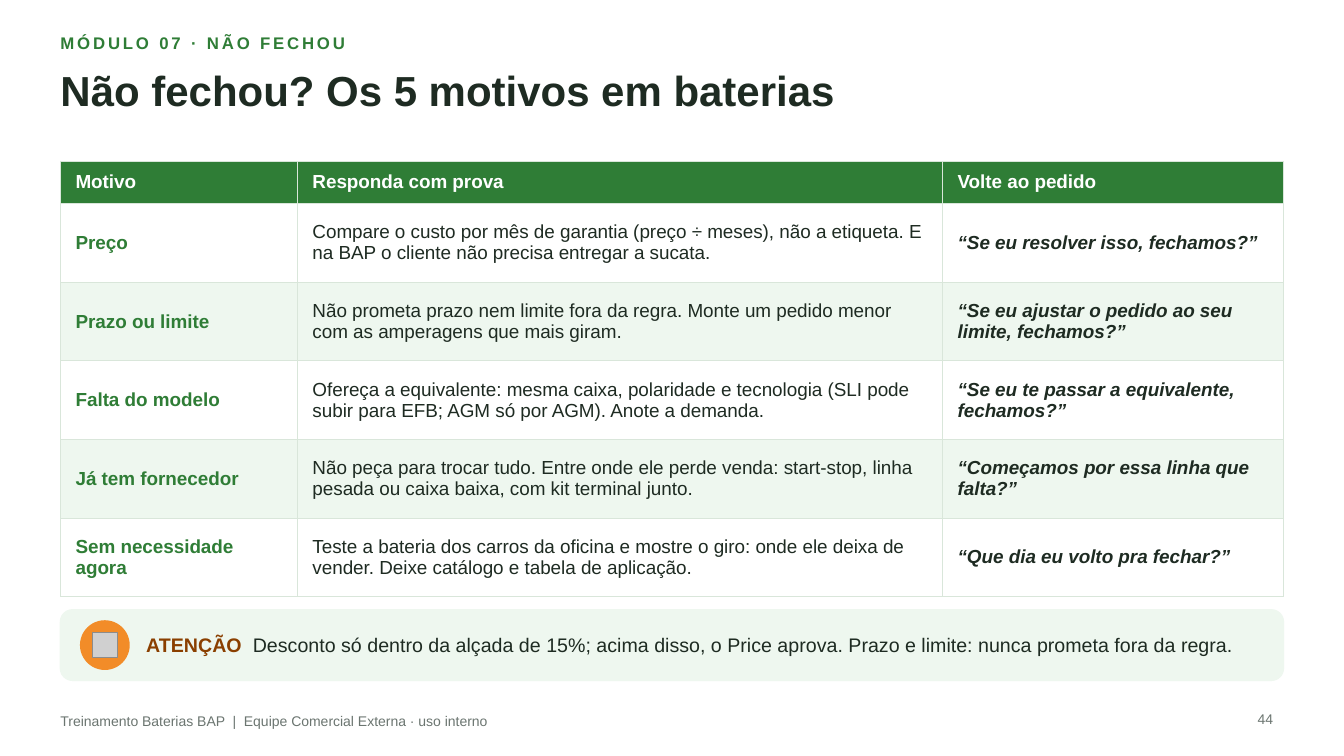
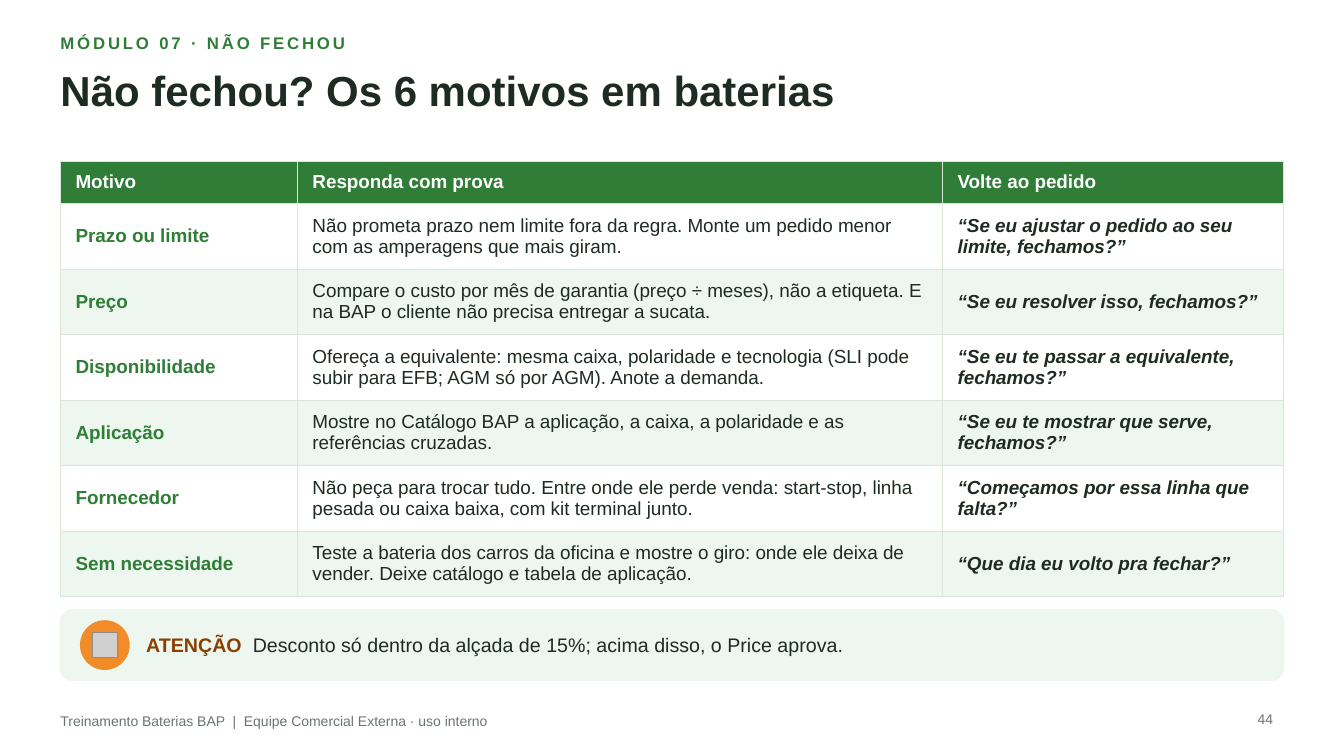
Before and after one commit to aloirr/bapajudacatalogo, a slide deck: slide 44 of catalogo_grafico/entregas/Treinamento_Baterias_BAP_Vendedores.pptx. Drawn at 1344x756 pixels with LibreOffice and Linux fonts; fonts in the diff are those of the drawing; grey boxes stand for pictures; background and template pictures are left out. Boxes give left, top, right and bottom in pixels: in the first picture for what was removed or moved away, otherwise in the second. Text is boxed around its words. In the diff, an @@ line names an element or a change of style, - is before the commit and + after.

```diff
--- a/catalogo_grafico/entregas/Treinamento_Baterias_BAP_Vendedores.pptx
+++ b/catalogo_grafico/entregas/Treinamento_Baterias_BAP_Vendedores.pptx
@@ title at bbox=[60, 75, 835, 107]: text changed @@
-Não fechou? Os 5 motivos em baterias
+Não fechou? Os 6 motivos em baterias
@@ table at bbox=[60, 161, 1284, 269] @@
-row 2: Preço | Compare o custo por mês de garantia (preço ÷ meses), não a etiqueta. E na BAP o cliente não precisa entregar a sucata. | “Se eu resolver isso, fechamos?”
+row 2: Prazo ou limite | Não prometa prazo nem limite fora da regra. Monte um pedido menor com as amperagens que mais giram. | “Se eu ajustar o pedido ao seu limite, fechamos?”
@@ table at bbox=[60, 269, 1284, 335] @@
-row 1: Prazo ou limite | Não prometa prazo nem limite fora da regra. Monte um pedido menor com as amperagens que mais giram. | “Se eu ajustar o pedido ao seu limite, fechamos?”
+row 1: Preço | Compare o custo por mês de garantia (preço ÷ meses), não a etiqueta. E na BAP o cliente não precisa entregar a sucata. | “Se eu resolver isso, fechamos?”
@@ table: place and size @@
-table at bbox=[60, 282, 1284, 361]
+table at bbox=[60, 269, 1284, 335]
@@ table at bbox=[60, 335, 1284, 400] @@
-row 1, column 1: Falta do modelo
+row 1, column 1: Disponibilidade
@@ table: place and size @@
-table at bbox=[60, 361, 1284, 440]
+table at bbox=[60, 335, 1284, 400]
@@ table added at bbox=[60, 400, 1284, 466], 1 rows, 3 columns @@
+Aplicação | Mostre no Catálogo BAP a aplicação, a caixa, a polaridade e as referências cruzadas. | “Se eu te mostrar que serve, fechamos?”
@@ table at bbox=[60, 466, 1284, 531] @@
-row 1, column 1: Já tem fornecedor
+row 1, column 1: Fornecedor
@@ fill #EEF7EF to #FFFFFF in row 1 @@
@@ table: place and size @@
-table at bbox=[60, 440, 1284, 518]
+table at bbox=[60, 466, 1284, 531]
@@ table at bbox=[60, 531, 1284, 597] @@
-row 1, column 1: Sem necessidade agora
+row 1, column 1: Sem necessidade
@@ fill #FFFFFF to #EEF7EF in row 1 @@
@@ table: place and size @@
-table at bbox=[60, 518, 1284, 597]
+table at bbox=[60, 531, 1284, 597]
@@ text at bbox=[146, 637, 842, 656]: text changed @@
-ATENÇÃO Desconto só dentro da alçada de 15%; acima disso, o Price aprova. Prazo e limite: nunca prometa fora da regra.
+ATENÇÃO Desconto só dentro da alçada de 15%; acima disso, o Price aprova.
```
Also in this commit, not shown: 2 other slides changed, 20 other files.
